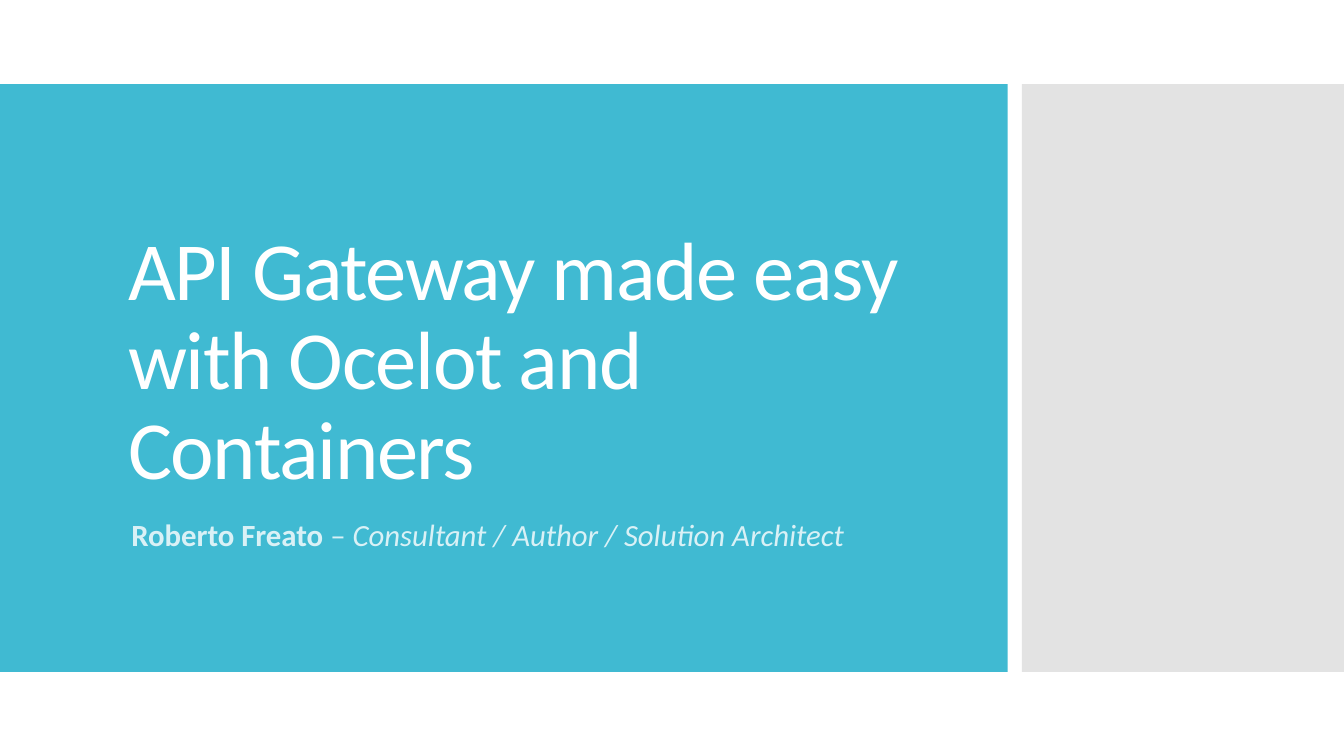
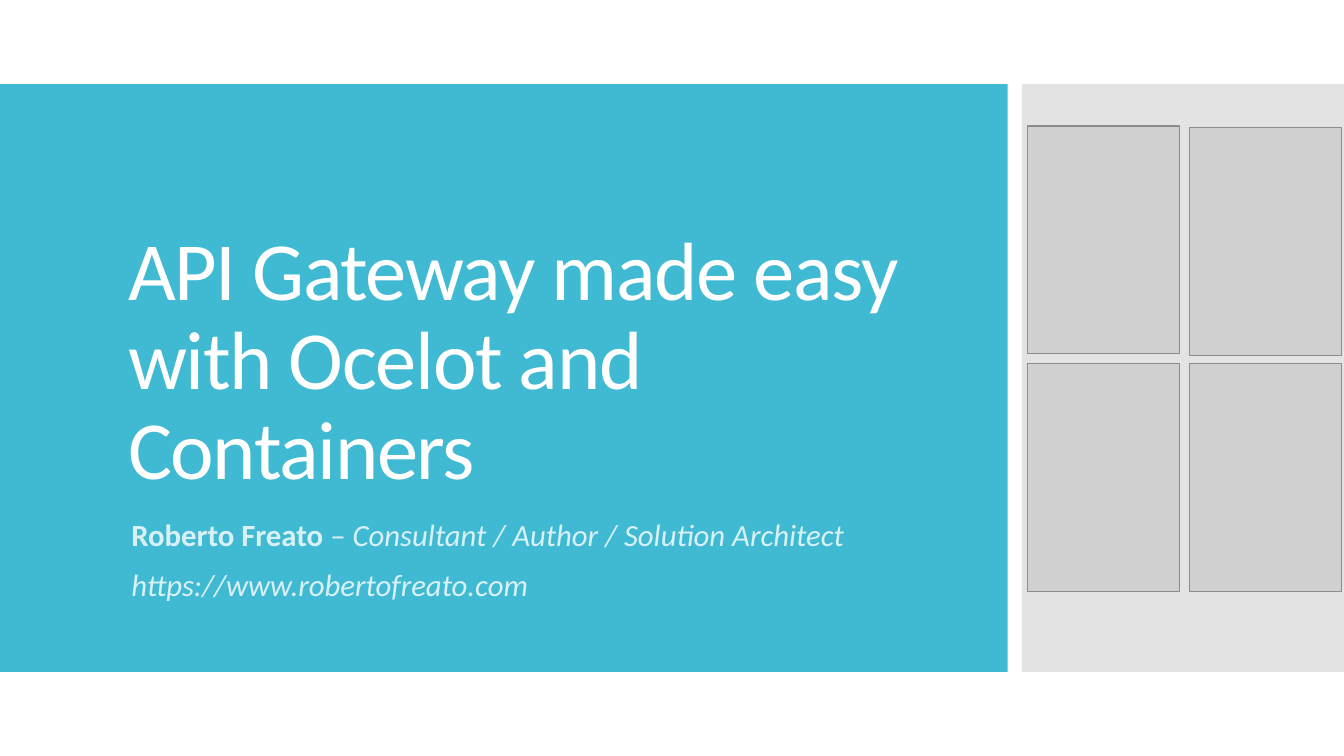
Before and after one commit to childotg/Events.2019, a slide deck: slide 20 of 190515 - DotNext @Saint Petersburg/API Gateway made easy with Ocelot and Containers.pptx (slide 19 before the commit). Drawn at 1344x756 pixels with LibreOffice and Linux fonts; fonts in the diff are those of the drawing; grey boxes stand for pictures. Boxes give left, top, right and bottom in pixels: in the first picture for what was removed or moved away, otherwise in the second. Text is boxed around its words. In the diff, an @@ line names an element or a change of style, - is before the commit and + after.

Commit message:
presentation fixed

```diff
--- a/190515 - DotNext @Saint Petersburg/API Gateway made easy with Ocelot and Containers.pptx
+++ b/190515 - DotNext @Saint Petersburg/API Gateway made easy with Ocelot and Containers.pptx
@@ picture added at (x1=1027, y1=126, x2=1180, y2=354) @@
@@ picture added at (x1=1190, y1=127, x2=1342, y2=355) @@
@@ picture added at (x1=1027, y1=364, x2=1180, y2=592) @@
@@ picture added at (x1=1190, y1=364, x2=1342, y2=592) @@
@@ subtitle at (x1=131, y1=574, x2=528, y2=601): paragraph added @@
+https://www.robertofreato.com
```
Also in this commit, not shown: 1 slide added.
